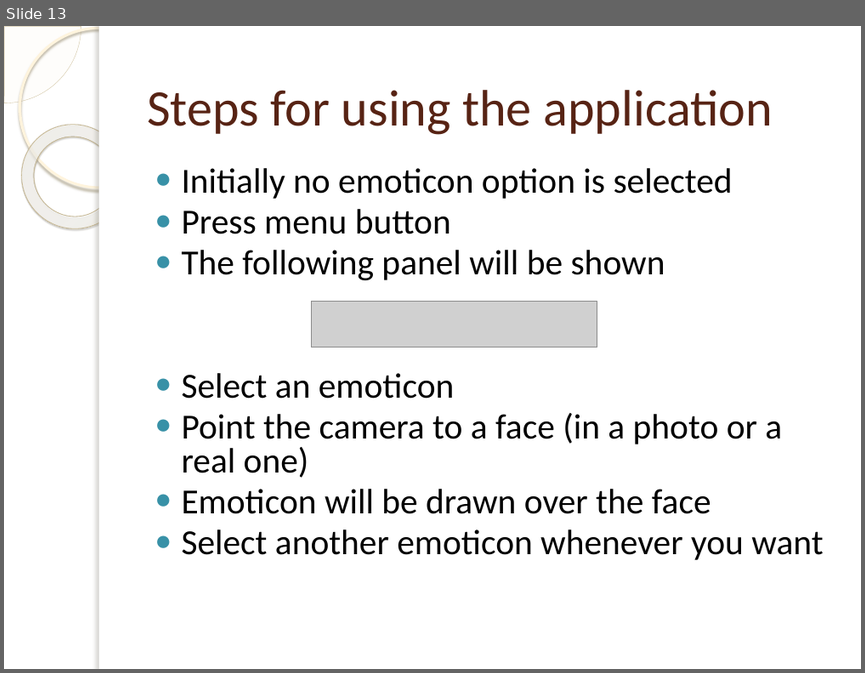
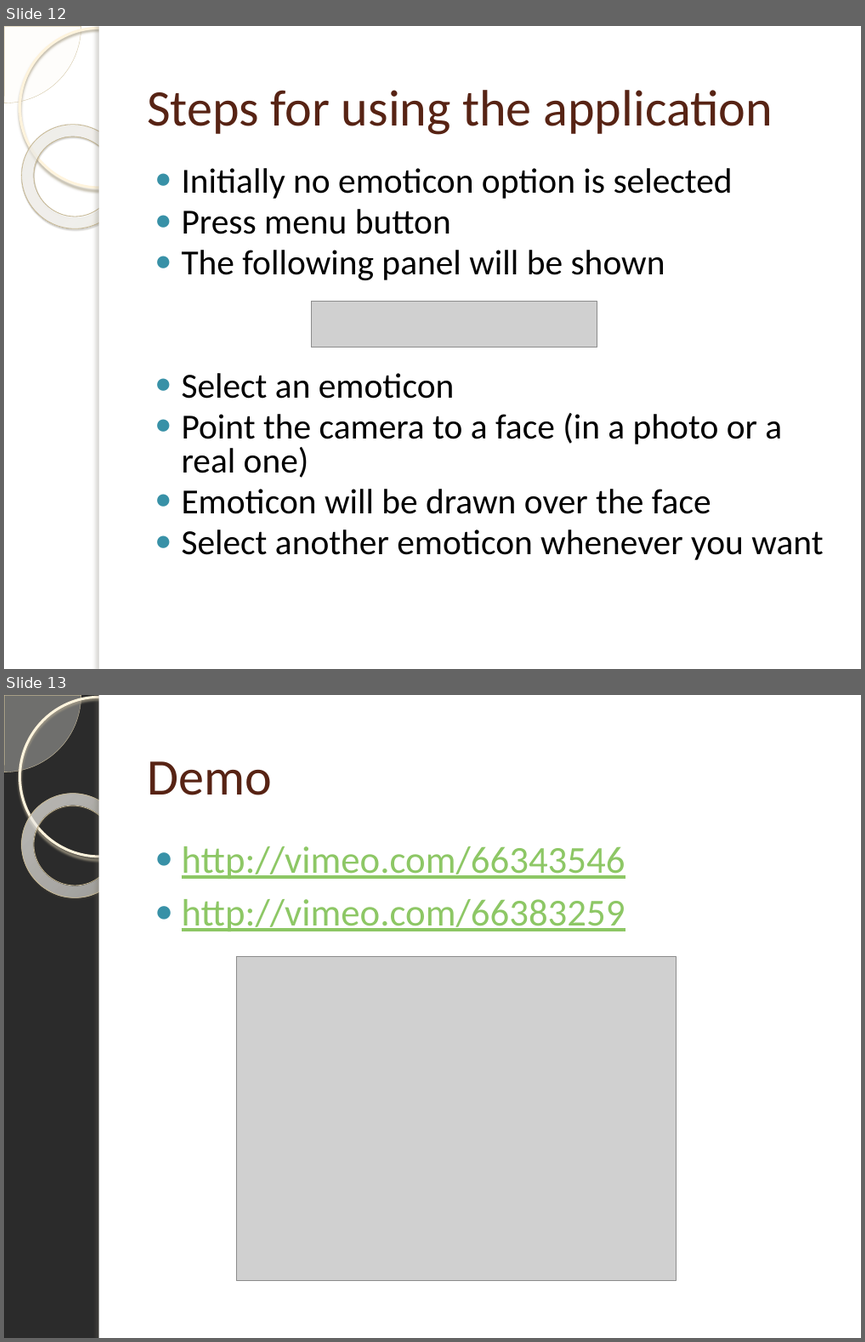
Before and after one commit to OrionGG/ivandroid, a slide deck: Presentacion/doc/EMOTICONIZER.pptx. Shown one above the other, each under a label of ours: slide 13 before the commit, slides 12 and 13 after it. The pictures are 865x673 and 865x1342 pixels, drawn with LibreOffice and Linux fonts; fonts in the diff are those of the drawing; grey boxes stand for pictures; background and template pictures are left out; a plain dark background stands for a picture behind light text. Boxes give left, top, right and bottom in pixels: in the first picture for what was removed or moved away, otherwise in the second. Text is boxed around its words. In the diff, an @@ line names an element or a change of style, - is before the commit and + after.

```diff
--- a/Presentacion/doc/EMOTICONIZER.pptx
+++ b/Presentacion/doc/EMOTICONIZER.pptx
@@ slide 13 added at [4, 695, 861, 1338], background picture (left out); not listed: 5 template elements that a slide beside it also shows @@
@@ title added at [147, 761, 272, 795], 43 pt, text #572314 @@
+Demo
@@ text added at [182, 846, 625, 931], 32 pt, text #8DC765, underline @@
+● http://vimeo.com/66343546
+● http://vimeo.com/66383259
@@ picture added at [237, 956, 676, 1281] @@
@@ what was slide 13 is now slide 12 @@
```
Also in this commit, not shown: 6 slides changed, 3 other slides added, 1 slide removed.
